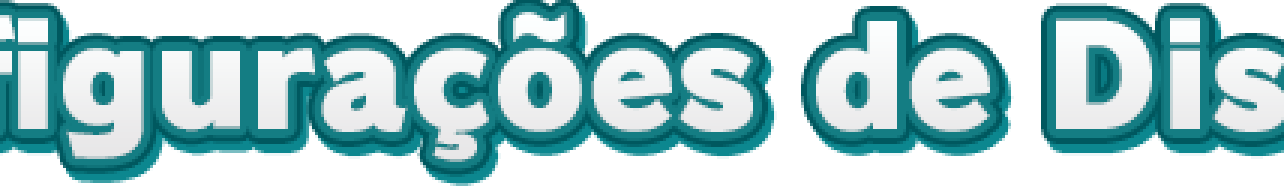
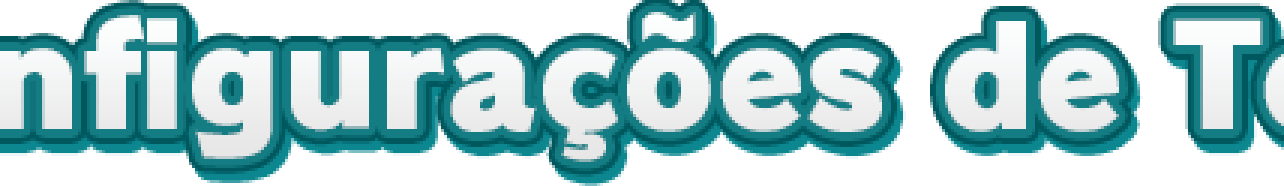
Layered file, before and after one edit (1284 × 186). Changes by layer:
added layer "Configurações de Tela" above "Configurações de Display" over [left=0, top=12, right=1284, bottom=162]
hid "Configurações de Display" (2nd of 2) over [left=0, top=12, right=1284, bottom=162]
